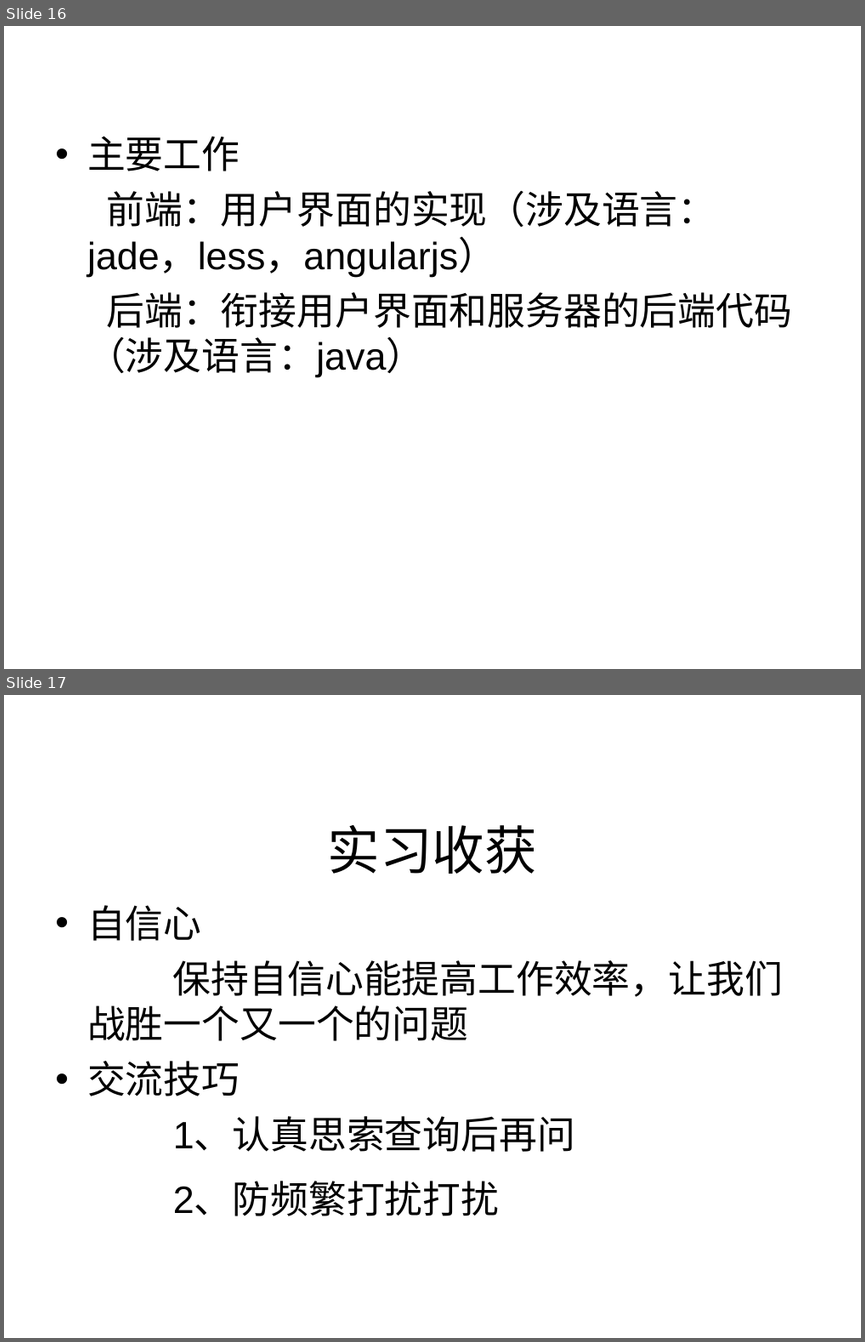
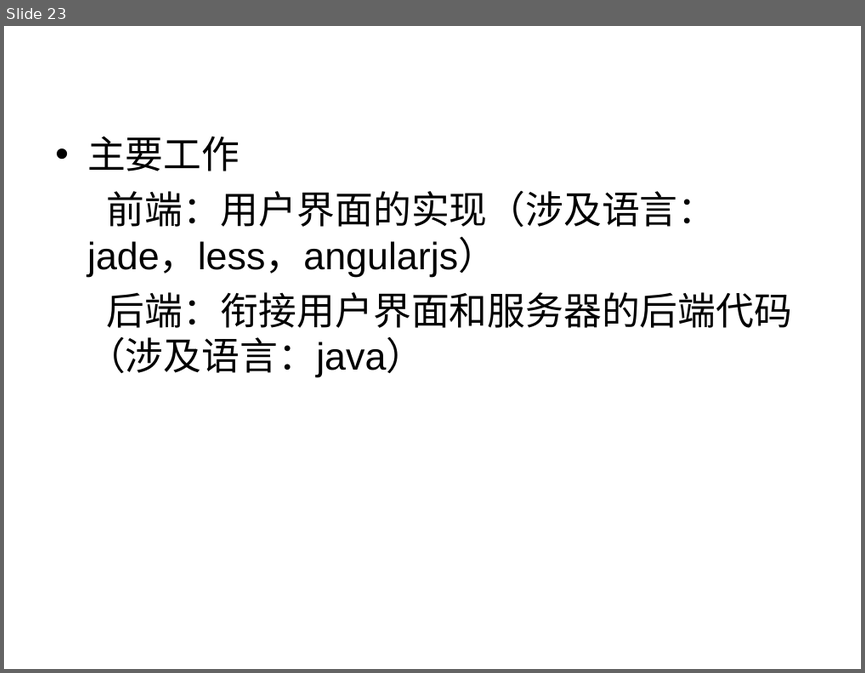
Before and after one commit to liaoliaoanxiao/mediumRepy, a slide deck: 论文/SA14226355孙君伟答辩.ppt. Shown one above the other, each under a label of ours: slides 16 and 17 before the commit, slide 23 after it. The pictures are 865x1342 and 865x673 pixels, drawn with LibreOffice and Linux fonts; fonts in the diff are those of the drawing; background and template pictures are left out. Boxes give left, top, right and bottom in pixels: in the first picture for what was removed or moved away, otherwise in the second. Text is boxed around its words. In the diff, an @@ line names an element or a change of style, - is before the commit and + after.

```diff
--- a/论文/SA14226355孙君伟答辩.ppt
+++ b/论文/SA14226355孙君伟答辩.ppt
@@ slide 17 removed at <box>4,695,861,1338</box>, background picture (left out) @@
@@ title removed at <box>328,825,537,873</box> @@
-实习收获
@@ text removed at <box>87,905,783,1216</box> @@
-• 自信心
-保持自信心能提高工作效率，让我们战胜一个又一个的问题
-• 交流技巧
-1、认真思索查询后再问
-2、防频繁打扰打扰
@@ what was slide 16 is now slide 23 @@
```
Also in this commit, not shown: 1 slide changed, 8 slides added, 2 other slides removed.
